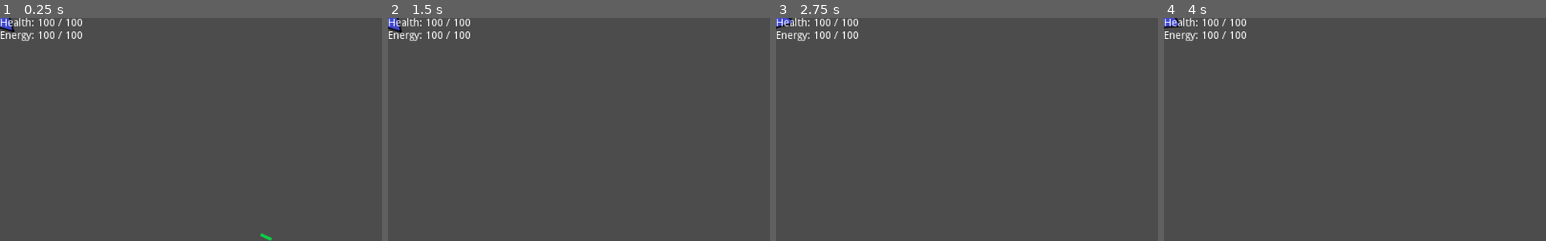
Above: before the commit, frames 1-4 (left to right).
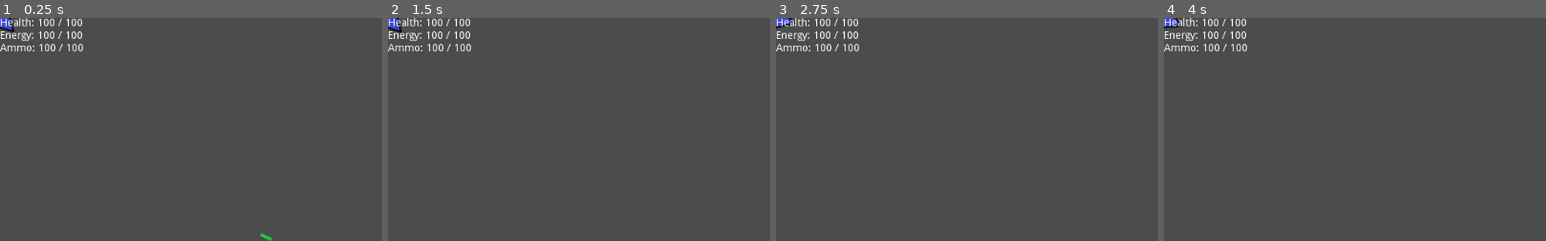
Above: after the commit, the same moments.

Repository: afkpuezo/blinkshooter
Game: Godot game, scene res://demo/demo.tscn
Same seed, same stepped clock (60 frames per second), same inputs: the game is played once before the commit and once after it. The project has no main scene, so this scene is started directly.
Inputs (mouse positions are % of the whole screen's width and height, from its top left):
- Up to frame 1 (0.25 s): no input
- Up to frame 2 (1.5 s): tap Enter at 0.5 s; move the mouse to (72, 45) at 0.52 s; tap Space at 1.25 s; move the mouse to (30, 55) at 1.27 s
- Up to frame 3 (2.75 s): tap Enter at 2 s; move the mouse to (60, 28) at 2.02 s
- Up to frame 4 (4 s): tap Space at 2.75 s; move the mouse to (45, 70) at 2.77 s; tap Enter at 3.5 s; move the mouse to (80, 65) at 3.52 s
The pictures show only the part of the screen within x 0-50%, y 0-50%; the shares and areas given below are measured in that part.

The runs differ from the first frame. In frame 1, 0.3% of the frame differs, in the area x 0-22%, y 11-15%; in frame 2, 0.3%; in frame 3, 0.3%; in frame 4, 0.3%.

Commit message:
put ammo on text monitor; removed special ammo event

Diff:
--- a/combat_resource/combat_resource.gd
+++ b/combat_resource/combat_resource.gd
@@ -100,22 +100,11 @@
 func _report_value_change(change: int):
 	emit_signal("value_changed", value)
 	if is_player:
-		# send a special signal if this is ammo
-		if is_ammo(type):
-			GameEvents.emit_signal(
-					"player_ammo_value_changed",
-					{
-						"type": type,
-						"value": value,
-						"change": change,
-						"max": MAX_VALUE,
-					})
-		else:
-			GameEvents.emit_signal(
-					"player_combat_resource_value_changed",
-					{
-						"type": type,
-						"value": value,
-						"change": change,
-						"max": MAX_VALUE,
-					})
+		GameEvents.emit_signal(
+				"player_combat_resource_value_changed",
+				{
+					"type": type,
+					"value": value,
+					"change": change,
+					"max": MAX_VALUE,
+				})
--- a/ui/player_monitor_text.gd
+++ b/ui/player_monitor_text.gd
@@ -4,12 +4,14 @@
 
 
 onready var label: Label = $Label
-var _template: String = "Health: {hp} / {hp_max}\nEnergy: {nrg} / {nrg_max}"
+var _template: String = "Health: {hp} / {hp_max}\nEnergy: {nrg} / {nrg_max}\nAmmo: {ammo} / {ammo_max}"
 var _values := {
 	'hp': 0,
 	'hp_max': 0,
 	'nrg': 0,
 	'nrg_max': 0,
+	'ammo': 0,
+	'ammo_max': 0,
 }
 
 
@@ -29,10 +31,13 @@
 
 
 func update_value(msg: Dictionary):
+	var v
 	match msg['type']:
 		CombatResource.Type.HEALTH:
-			_values['hp'] = msg['value']
-			_values['hp_max'] = msg['max']
+			v = 'hp'
 		CombatResource.Type.ENERGY:
-			_values['nrg'] = msg['value']
-			_values['nrg_max'] = msg['max']
+			v = 'nrg'
+		CombatResource.Type.BASIC_AMMO:
+			v = 'ammo'
+	_values[v] = msg['value']
+	_values[v + "_max"] = msg['max']
